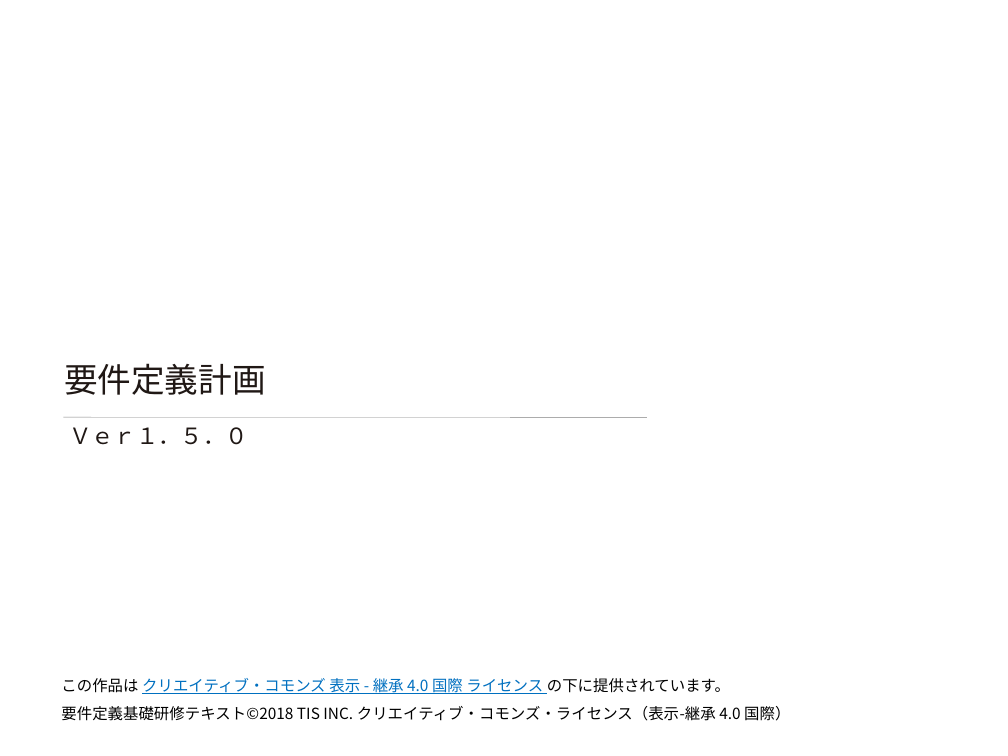
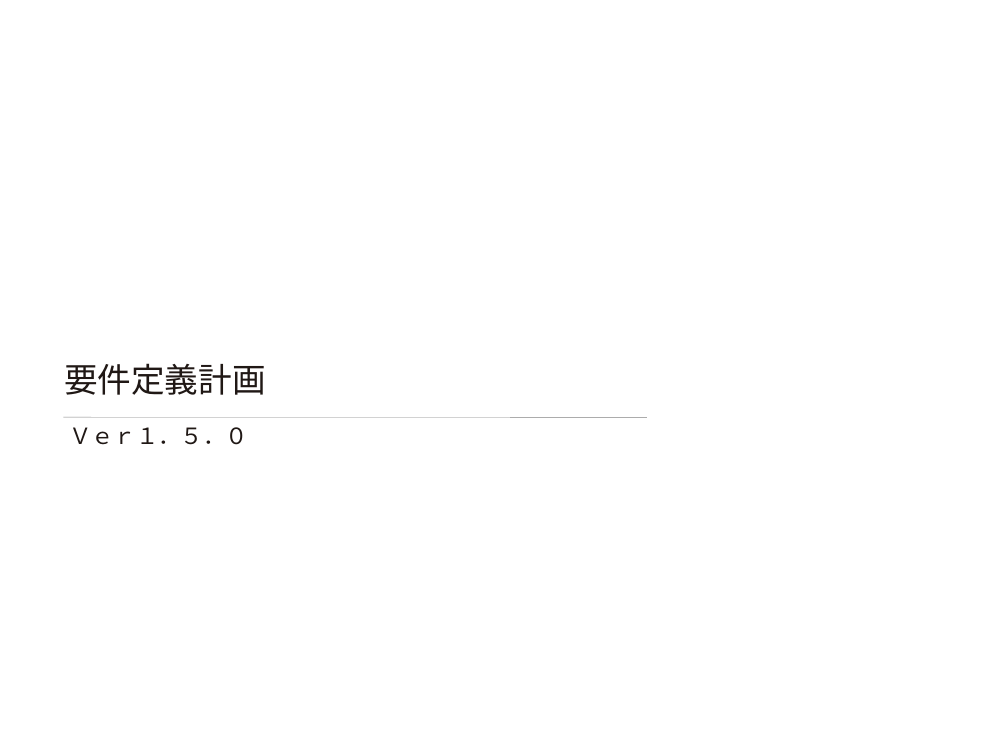
Before and after one commit to Fintan-contents/requirement-definition-basic-training-materials, a slide deck: slide 1 of original/02.要件定義計画/02.要件定義研修テキスト_要件定義計画.pptx. Drawn at 1008x756 pixels with LibreOffice and Linux fonts; fonts in the diff are those of the drawing; background and template pictures are left out. Boxes give left, top, right and bottom in pixels: in the first picture for what was removed or moved away, otherwise in the second. Text is boxed around its words. In the diff, an @@ line names an element or a change of style, - is before the commit and + after.

Commit message:
新ライセンス適用のためCCライセンス表記を削除。

```diff
--- a/original/02.要件定義計画/02.要件定義研修テキスト_要件定義計画.pptx
+++ b/original/02.要件定義計画/02.要件定義研修テキスト_要件定義計画.pptx
@@ text removed at [61,678,730,694] @@
-この作品は クリエイティブ・コモンズ 表示 - 継承 4.0 国際 ライセンス の下に提供されています。
@@ text removed at [61,706,790,721] @@
-要件定義基礎研修テキスト©2018 TIS INC. クリエイティブ・コモンズ・ライセンス（表示-継承 4.0 国際）
```
Also in this commit, not shown: 1 other slide changed, 6 other files.
